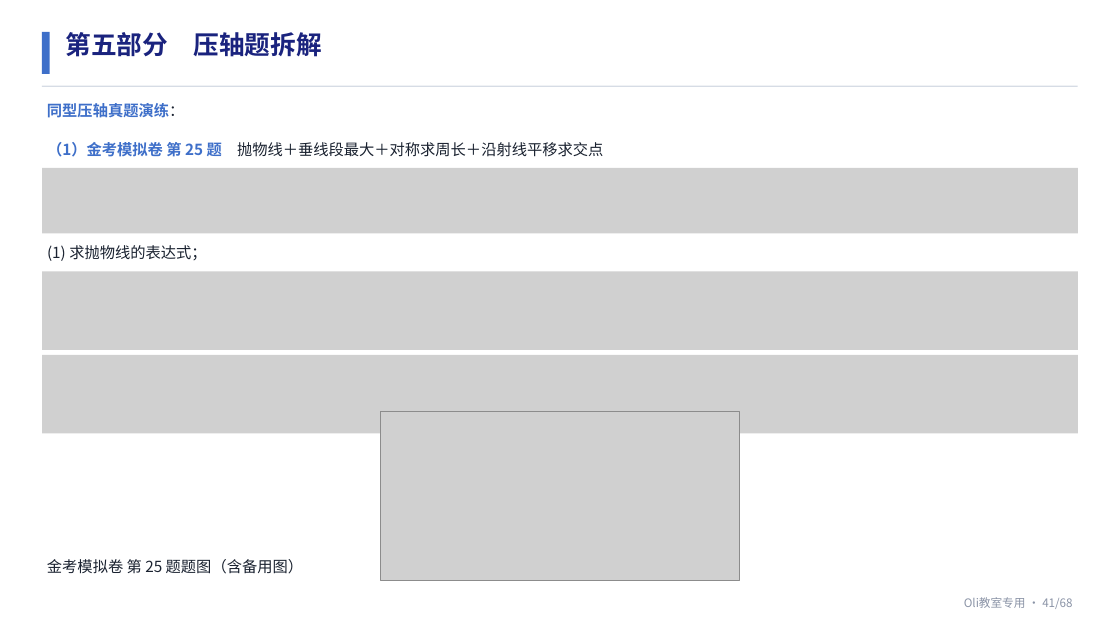
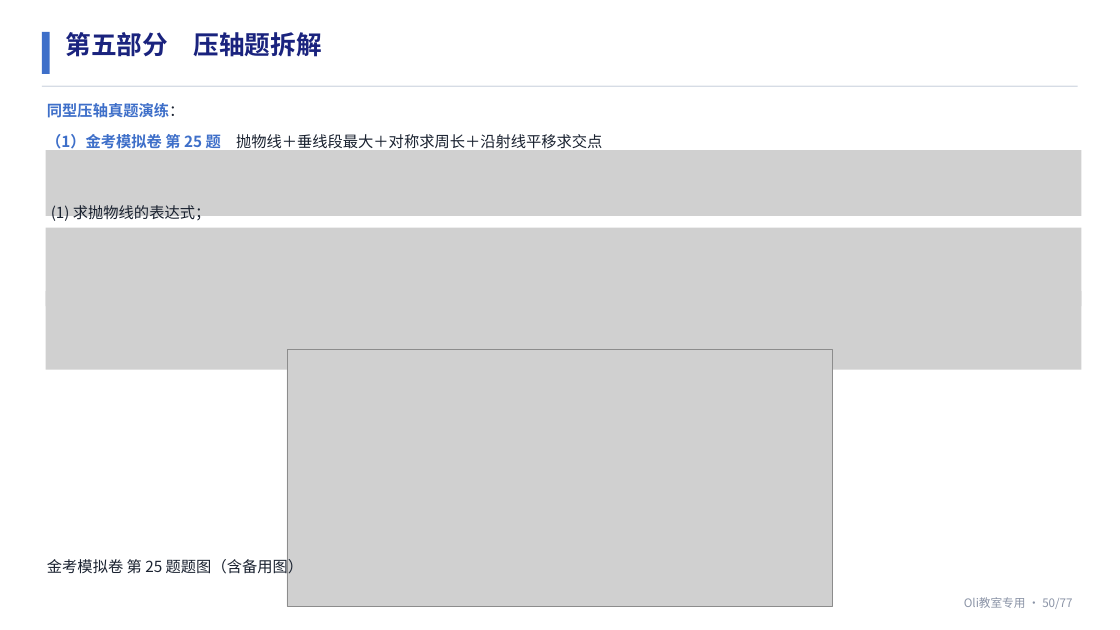
Before and after one commit to TiantianYeTTY/math-teaching-ppt, a slide deck: slide 50 of assets/九年级期中考点梳理教学课件_定稿参考.pptx (slide 41 before the commit). Drawn at 1120x630 pixels with LibreOffice and Linux fonts; fonts in the diff are those of the drawing; grey boxes stand for pictures. Boxes give left, top, right and bottom in pixels: in the first picture for what was removed or moved away, otherwise in the second. Text is boxed around its words. In the diff, an @@ line names an element or a change of style, - is before the commit and + after.

```diff
--- a/assets/九年级期中考点梳理教学课件_定稿参考.pptx
+++ b/assets/九年级期中考点梳理教学课件_定稿参考.pptx
@@ text "（1）金考模拟卷 第 25 题 抛物线＋垂线段最大＋对称求周长＋沿射线平移求交点": place and size @@
-text "（1）金考模拟卷 第 25 题 抛物线＋垂线段最大＋对称求周长＋沿射线平移求交点" at [47, 139, 603, 159]
+text "（1）金考模拟卷 第 25 题 抛物线＋垂线段最大＋对称求周长＋沿射线平移求交点" at [46, 132, 602, 152]
@@ picture: place and size @@
-picture at [42, 168, 1078, 234]
+picture at [46, 150, 1082, 216]
@@ text "(1) 求抛物线的表达式；": place and size @@
-text "(1) 求抛物线的表达式；" at [47, 245, 206, 261]
+text "(1) 求抛物线的表达式；" at [51, 205, 210, 222]
@@ picture added at [46, 228, 1082, 306] @@
@@ picture: place and size @@
-picture at [42, 271, 1078, 350]
+picture at [46, 292, 1082, 370]
@@ picture removed at [42, 355, 1078, 434] @@
@@ picture: place and size @@
-picture at [381, 411, 740, 580]
+picture at [287, 350, 833, 607]
@@ text at [964, 597, 1072, 609]: text changed @@
-Oli教室专用 · 41/68
+Oli教室专用 · 50/77
```
Also in this commit, not shown: 66 other slides changed, 10 slides added, 1 slide removed, 5 other files.
